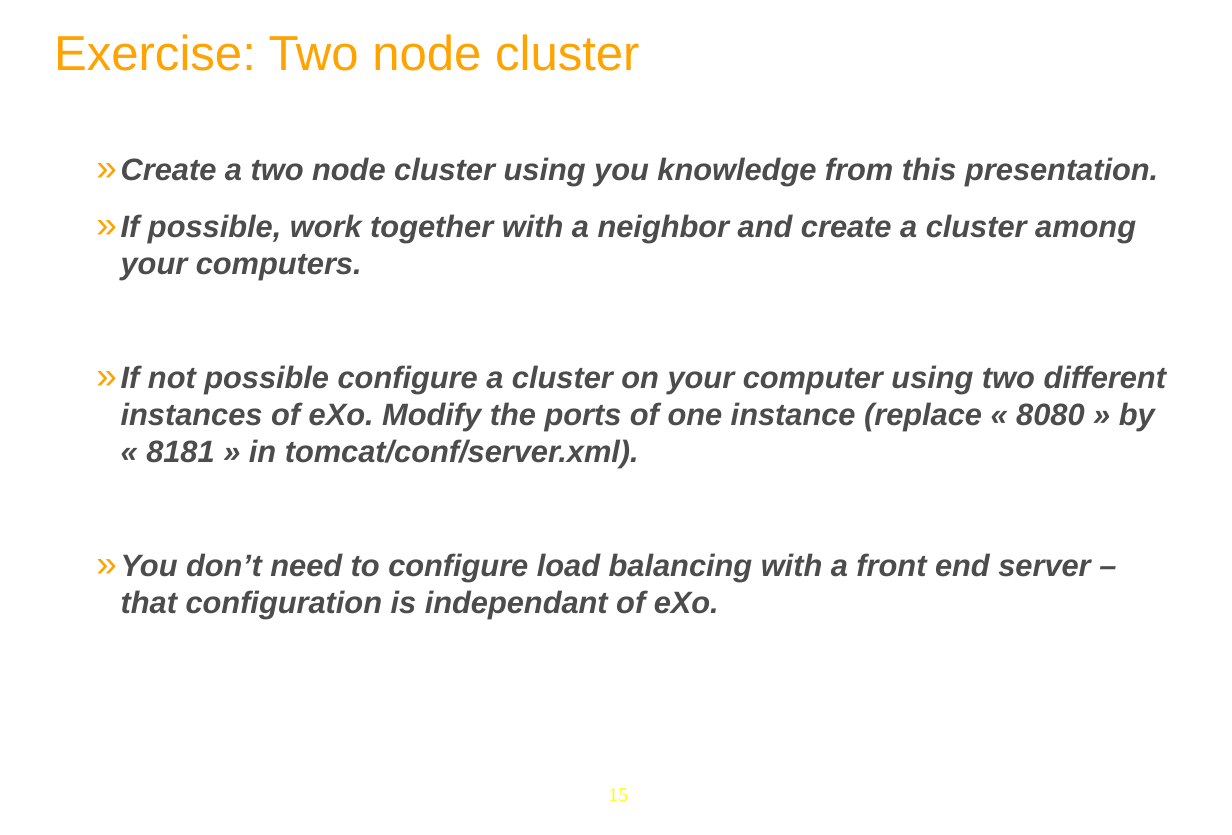
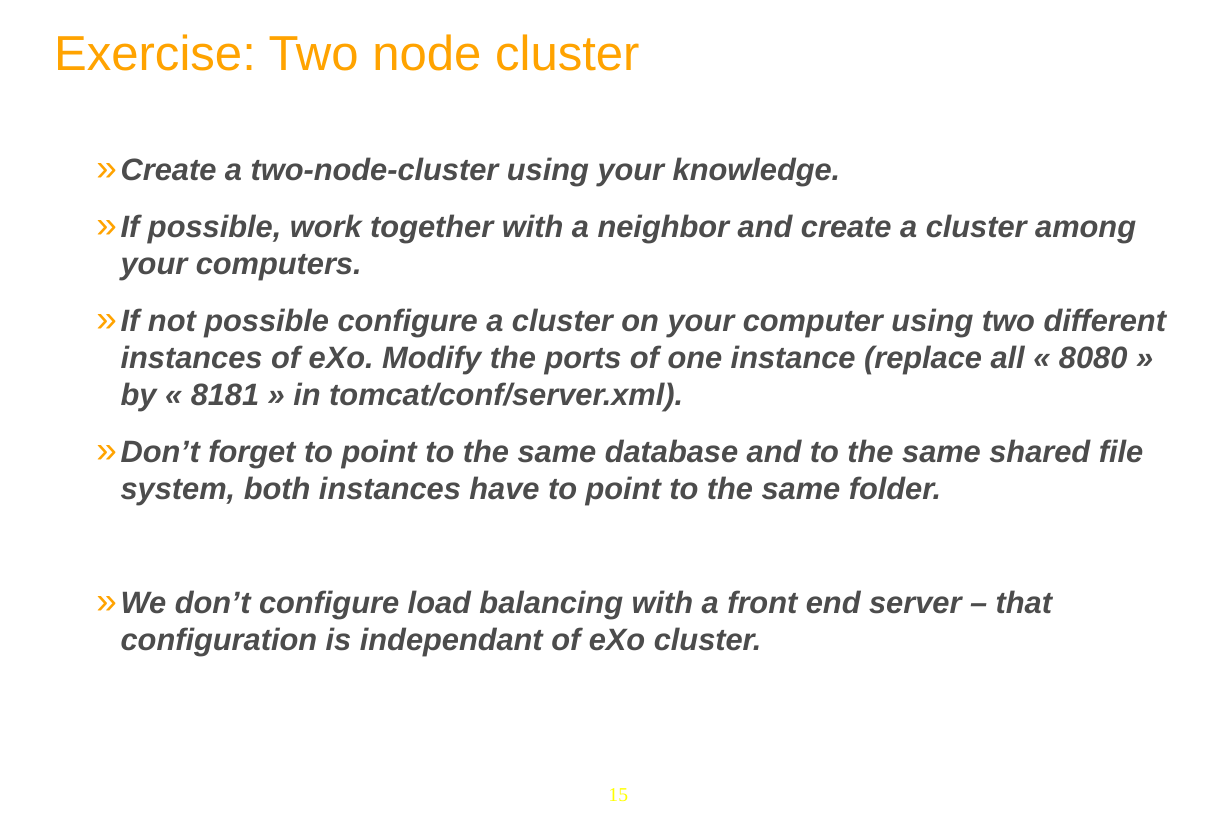
Before and after one commit to anhvurz90/training, a slide deck: slide 15 of exo-sysAdmin/950-Clustering-XSys-en.pptx. Drawn at 1232x835 pixels with LibreOffice and Linux fonts; fonts in the diff are those of the drawing; background and template pictures are left out. Boxes give left, top, right and bottom in pixels: in the first picture for what was removed or moved away, otherwise in the second. Text is boxed around its words. In the diff, an @@ line names an element or a change of style, - is before the commit and + after.

```diff
--- a/exo-sysAdmin/950-Clustering-XSys-en.pptx
+++ b/exo-sysAdmin/950-Clustering-XSys-en.pptx
@@ text at bbox=[121, 157, 841, 185]: text changed @@
-  » Create a two node cluster using you knowledge from this presentation.
+  » Create a two-node-cluster using your knowledge.
@@ text at bbox=[121, 308, 1167, 655]: text changed @@
-  » If not possible configure a cluster on your computer using two different instances of eXo. Modify the ports of one instance (replace « 8080 » by « 8181 » in tomcat/conf/server.xml).
-  » You don’t need to configure load balancing with a front end server – that configuration is independant of eXo.
+  » If not possible configure a cluster on your computer using two different instances of eXo. Modify the ports of one instance (replace all « 8080 » by « 8181 » in tomcat/conf/server.xml).
+  » Don’t forget to point to the same database and to the same shared file system, both instances have to point to the same folder.
+  » We don’t configure load balancing with a front end server – that configuration is independant of eXo cluster.
```
Also in this commit, not shown: 7 other slides changed, 6 other files.
